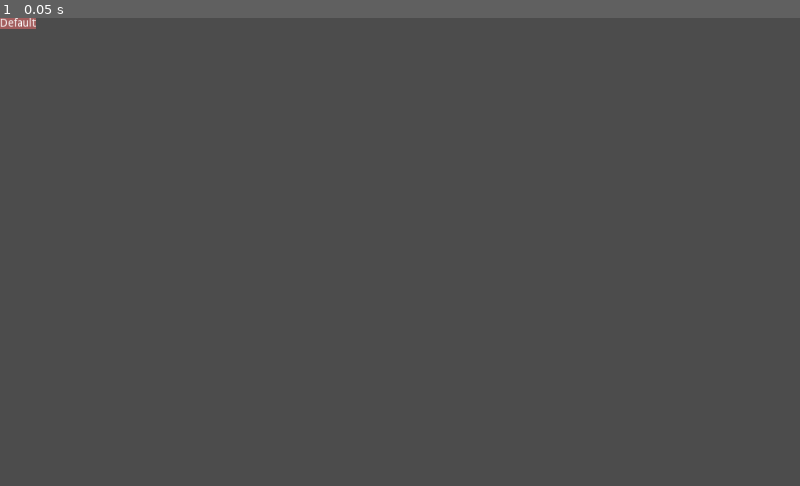
Above: before the commit, frame 1.
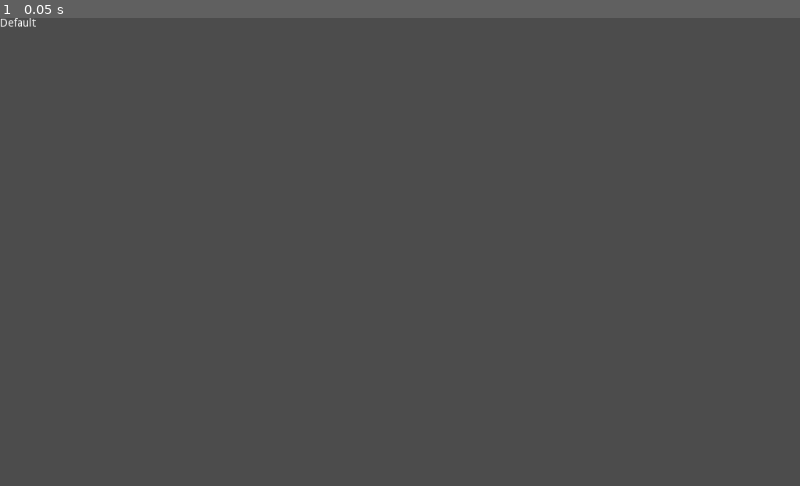
Above: after the commit, the same moment.

Repository: michalbie/Spinningeddon
Game: Godot game, scene res://Scenes/Lobby/PlayerLabel.tscn
Two runs of this game, one before a commit and one after it. Both use one fixed random seed, a clock stepped at 60 frames per second and the inputs below. This scene is started directly instead of the project's main scene.
Inputs:
- Up to frame 1 (0.05 s): no input

The runs differ from the first frame. In frame 1, 0.1% of the frame differs, in the area x 0-5%, y 0-3%.

Commit message:
Fix overlapping labels in lobby
Fixed xd

Diff:
--- a/Entities/Character/Character.gd
+++ b/Entities/Character/Character.gd
@@ -23,7 +23,7 @@
 	move(delta)
 	rotate_player(delta)
 	get_parent().players[id] = {"position": position, "rotation": $Body.rotation, "updated": true}
-	#send_dictionary()
+
 
 func handle_inputs():
 	if switch_pressed:
--- a/Scenes/Lobby/PlayerLabel.gd
+++ b/Scenes/Lobby/PlayerLabel.gd
@@ -1,4 +1,4 @@
-extends Panel
+extends Label
 
 func set_text(new_text):
-	$Label.text = new_text
+	self.text = new_text
--- a/Scenes/Lobby/PlayerLabel.tscn
+++ b/Scenes/Lobby/PlayerLabel.tscn
@@ -1,21 +1,11 @@
-[gd_scene load_steps=3 format=2]
+[gd_scene load_steps=2 format=2]
 
 [ext_resource path="res://Scenes/Lobby/PlayerLabel.gd" type="Script" id=1]
 
-[sub_resource type="StyleBoxFlat" id=1]
-bg_color = Color( 0.639216, 0.368627, 0.368627, 1 )
-
-[node name="PlayerLabel" type="Panel"]
+[node name="PlayerLabel" type="Label"]
+size_flags_horizontal = 4
+text = "Default"
 script = ExtResource( 1 )
 __meta__ = {
 "_edit_use_anchors_": false
 }
-
-[node name="Label" type="Label" parent="."]
-margin_right = 40.0
-margin_bottom = 14.0
-custom_styles/normal = SubResource( 1 )
-text = "Default"
-__meta__ = {
-"_edit_use_anchors_": false
-}
--- a/Scenes/MainMenu.gd
+++ /dev/null
@@ -1 +0,0 @@
-extends CanvasLayer
--- a/Scenes/MainMenu/CreateServerMenu.tscn
+++ /dev/null
@@ -1,6 +0,0 @@
-[gd_scene format=2]
-
-[node name="CreateServerMenu" type="Control"]
-__meta__ = {
-"_edit_use_anchors_": false
-}
--- a/Scenes/MainMenu/MainMenu.gd
+++ b/Scenes/MainMenu/MainMenu.gd
@@ -11,4 +11,3 @@
 func _on_CreateServerBtn_pressed():
 	LobbyManager.my_name = "Serwer"
 	emit_signal("create_server_pressed")
-	#get_tree().change_scene("res://Scenes/Lobby/Lobby.tscn")
